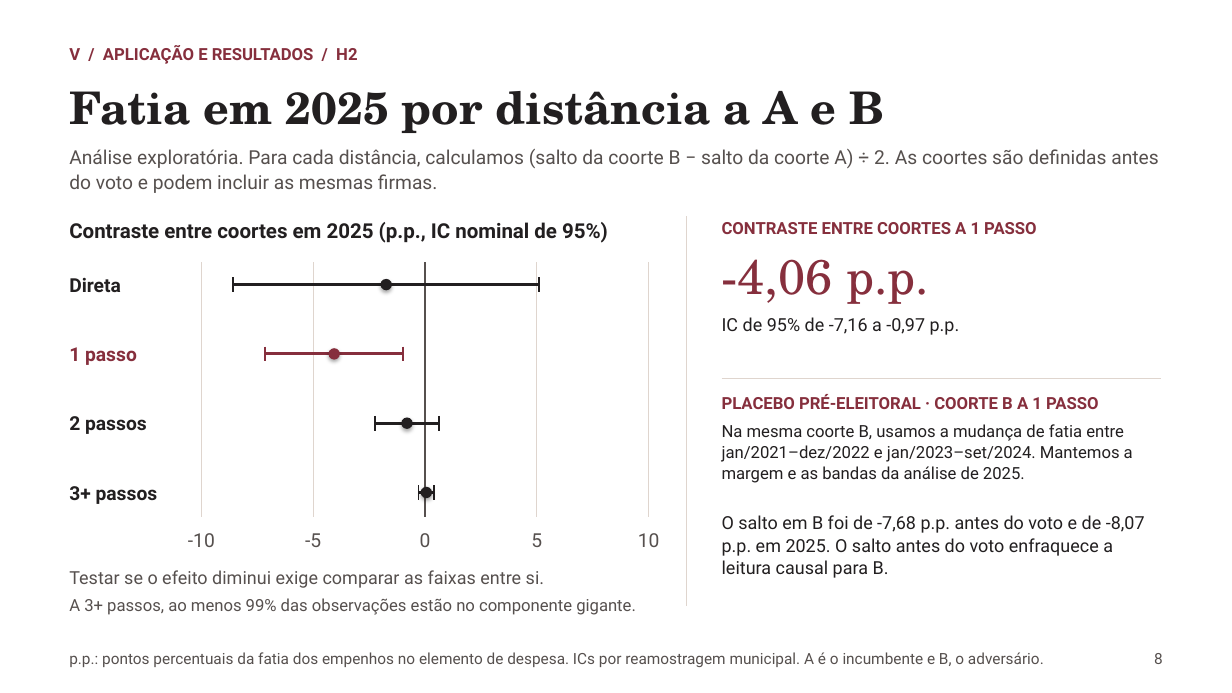
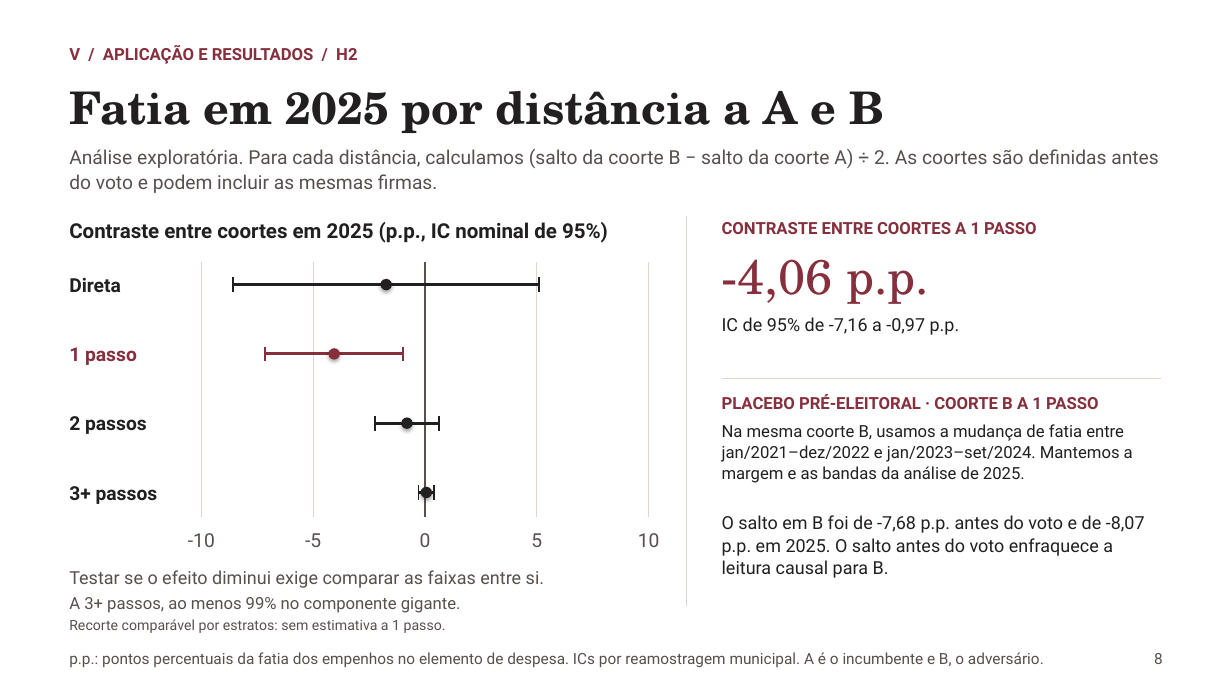
Before and after one commit to rafaelt0/redes-empresariais-alternancia-politica, a slide deck: slide 8 of output/deck.pptx. Drawn at 1232x693 pixels with LibreOffice and Linux fonts; fonts in the diff are those of the drawing. Boxes give left, top, right and bottom in pixels: in the first picture for what was removed or moved away, otherwise in the second. Text is boxed around its words. In the diff, an @@ line names an element or a change of style, - is before the commit and + after.

```diff
--- a/output/deck.pptx
+++ b/output/deck.pptx
@@ text at (x1=69, y1=597, x2=461, y2=613): text changed @@
-A 3+ passos, ao menos 99% das observações estão no componente gigante.
+A 3+ passos, ao menos 99% no componente gigante.
@@ text added at (x1=69, y1=619, x2=446, y2=633), 11 pt, text #56504E @@
+Recorte comparável por estratos: sem estimativa a 1 passo.
```
Also in this commit, not shown: 4 other slides changed, 8 other files.
